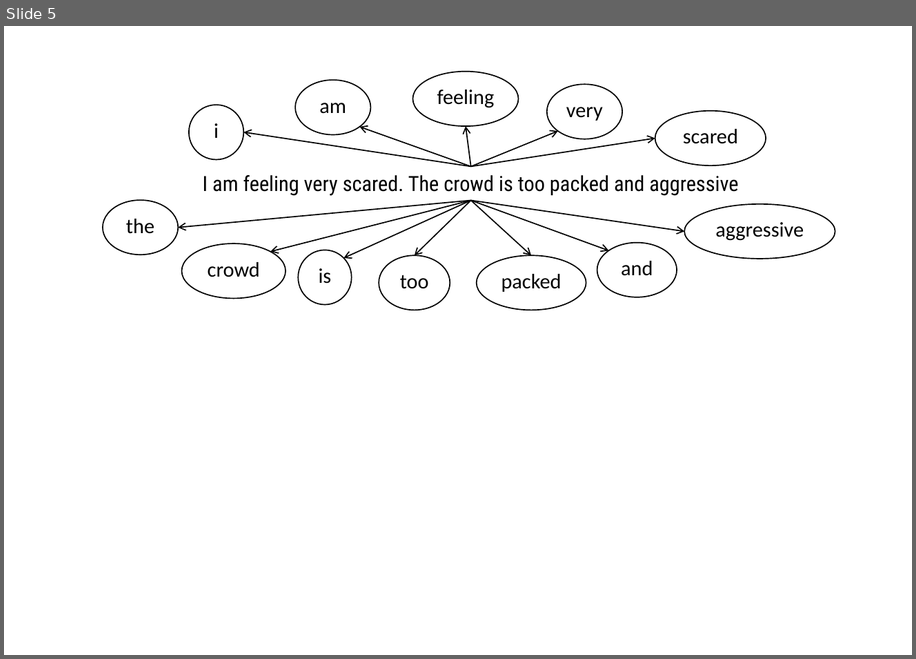
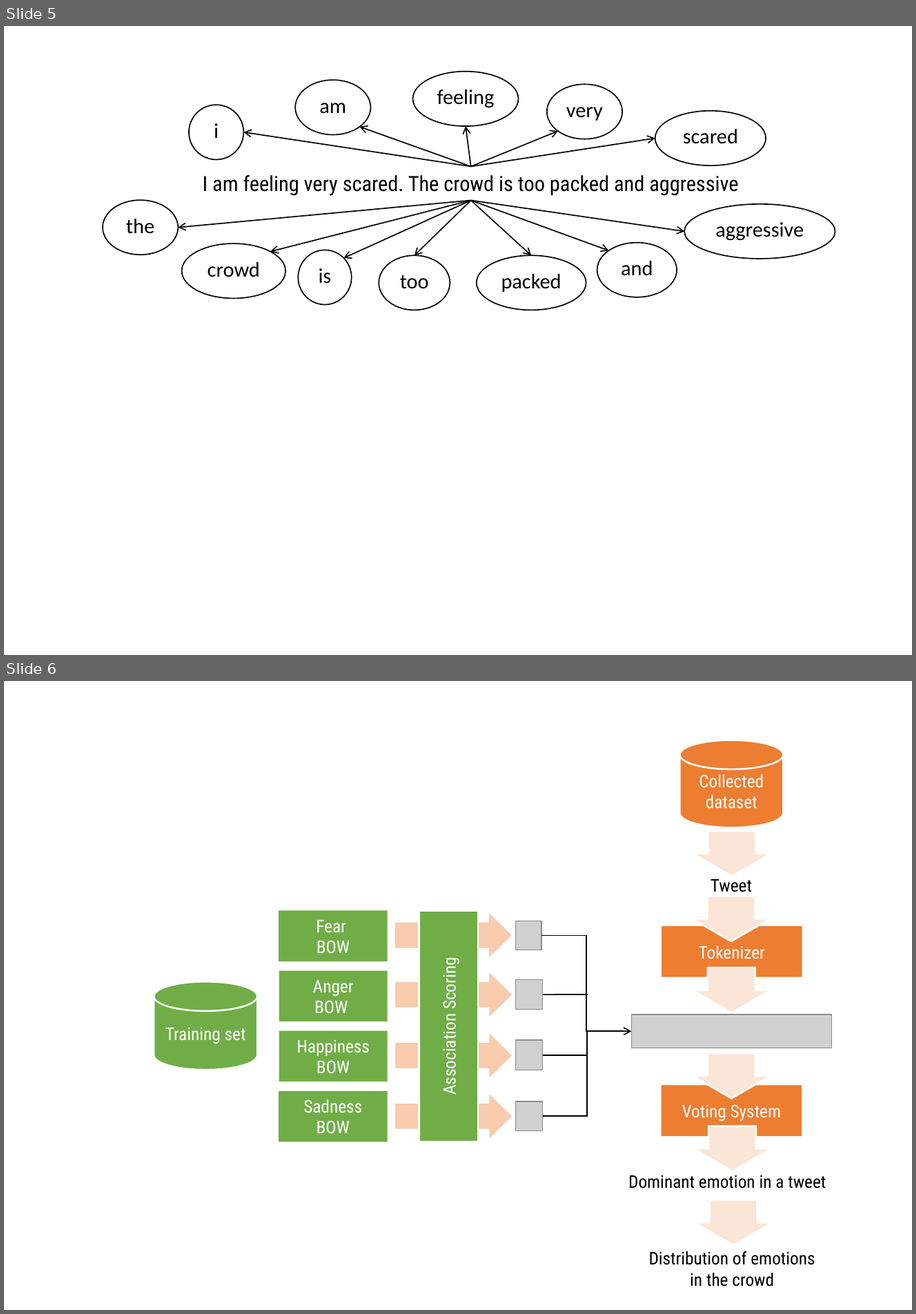
Before and after one commit to romyngo/mcm-thesis, a slide deck: Drawings/Drawing.pptx. Shown one above the other, each under a label of ours: slide 5 before the commit, slides 5 and 6 after it. The pictures are 916x659 and 916x1314 pixels, drawn with LibreOffice and Linux fonts; fonts in the diff are those of the drawing; grey boxes stand for pictures. Boxes give left, top, right and bottom in pixels: in the first picture for what was removed or moved away, otherwise in the second. Text is boxed around its words. In the diff, an @@ line names an element or a change of style, - is before the commit and + after.

Commit message:
rewrite emotion analysis to commment

```diff
--- a/Drawings/Drawing.pptx
+++ b/Drawings/Drawing.pptx
@@ slide 6 added at (x1=4, y1=681, x2=912, y2=1310), background #FFFFFF @@
@@ group added at (x1=154, y1=740, x2=831, y2=1286): 7 rectangles, 6 down arrows, 5 pictures, 4 right arrows, 3 texts, 2 cylinders, 2 lines, 1 elbow arrow, 1 elbow line @@
+Training set
+Fear
+BOW
+Anger
+BOW
+Happiness
+BOW
+Sadness
+BOW
+Dominant emotion in a tweet
+Voting System
+Tokenizer
+Tweet
+Association Scoring
+Distribution of emotions in the crowd
+Collected dataset
```
Also in this commit, not shown: 2 slides changed, 8 other files.
